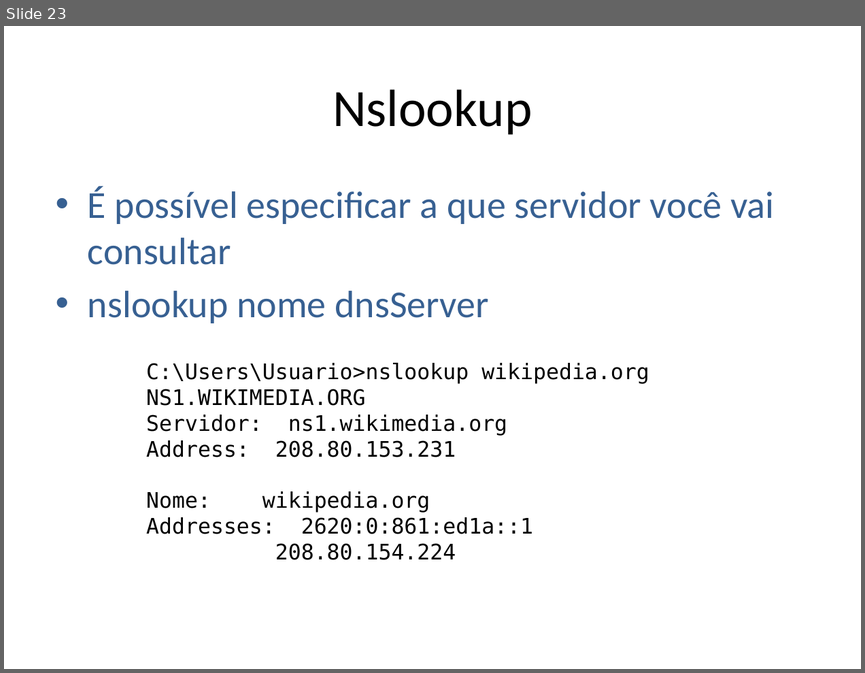
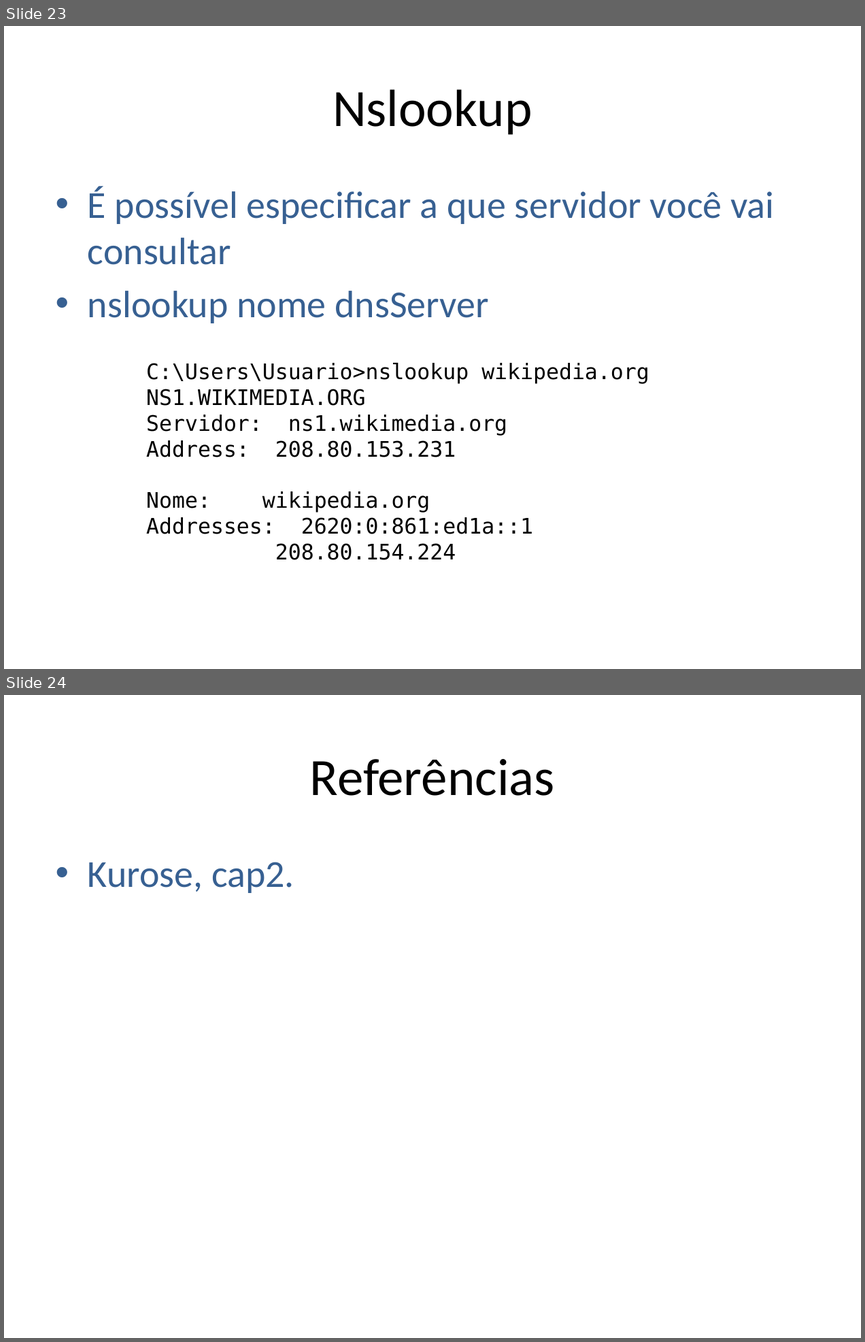
Before and after one commit to niviaquental/niviaquental.github.io, a slide deck: Presentations/Aula03-Aplicacao-EmailDNS/03-DNSEmail.pptx. Shown one above the other, each under a label of ours: slide 23 before the commit, slides 23 and 24 after it. The pictures are 865x673 and 865x1342 pixels, drawn with LibreOffice and Linux fonts; fonts in the diff are those of the drawing; background and template pictures are left out. Boxes give left, top, right and bottom in pixels: in the first picture for what was removed or moved away, otherwise in the second. Text is boxed around its words. In the diff, an @@ line names an element or a change of style, - is before the commit and + after.

```diff
--- a/Presentations/Aula03-Aplicacao-EmailDNS/03-DNSEmail.pptx
+++ b/Presentations/Aula03-Aplicacao-EmailDNS/03-DNSEmail.pptx
@@ slide 24 added at [4, 695, 861, 1338], background #FFFFFF @@
@@ title added at [310, 759, 555, 796], 44 pt, text #000000 @@
+Referências
@@ text added at [88, 862, 294, 893], 32 pt, text #376092 @@
+• Kurose, cap2.
```
Also in this commit, not shown: 1 slide changed.
